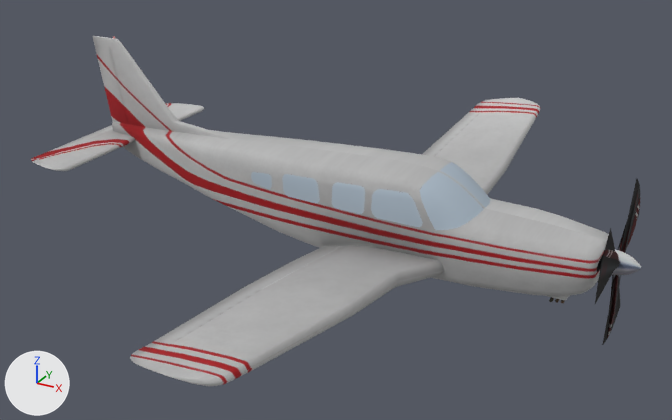
Before and after pictures for a commit that changed the glTF model pa32/glTF2/PA32.glb.
Camera for both pictures: a 50 mm lens placed at (5.76, -10.47, 4.69), pointed at (0.1, -0.17, -0.46). The lights are fixed; the arrows at lower left show +X, +Y and +Z. Where no turn or scale is listed for an object, it has been applied to the vertices.

The older version as bpy lines, for what is in view:
```python
ob_fuselage = bpy.data.objects.new('fuselage', me_fuselage)
ob_fuselage.location = (0.0, 0.0, 0.0)
ob_propblur = bpy.data.objects.new('propblur', me_propblur)
ob_propblur.location = (0.0, 0.0, 0.0)
ob_propdisc = bpy.data.objects.new('propdisc', me_propdisc)
ob_propdisc.location = (0.0, 0.0, 0.0)
ob_vitred = bpy.data.objects.new('vitreD', me_vitred)
ob_vitred.location = (0.0, 0.0, 0.0)
ob_vitres = bpy.data.objects.new('vitres', me_vitres)
ob_vitres.location = (0.0, 0.0, 0.0)
# also in view: 'porte' at (1.25, -0.57, -0.13); 'aileronG' at (0.33, 3.4, -0.4); 'direction' at (-3.9, 0.0, 0.72); 'ailes2' at (-3.78, 0.0, -0.03); 'voletD' at (0.27, -1.55, -0.67)
```
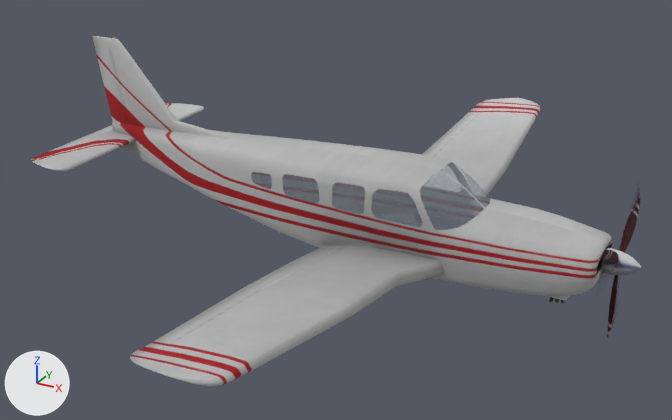
The newer file is also turned or shifted as a whole; pictures and numbers use the older file's frame.

Diff of the bpy script that builds the scene:
```diff
--- a/pa32/glTF2/PA32.glb.py
+++ b/pa32/glTF2/PA32.glb.py
@@ mat_transparent @@
 n2.inputs[7].default_value = (0.4, 0.48, 0.56, 1.0)  # 'B', light grey #aab8c5
+n4 = _N.new('ShaderNodeMath'); n4.name = 'Math'
+n4.operation = 'MULTIPLY'
+n4.inputs[1].default_value = 0.3  # 'Value'
 n3 = _N.new('ShaderNodeTexImage'); n3.name = 'Image Texture'
@@ mat_transparent @@
 n0 = _N.new('ShaderNodeBsdfPrincipled'); n0.name = 'Principled BSDF'
 _L.new(n3.outputs[0], n2.inputs[6])  # 'Color' to 'A'
+_L.new(n4.outputs[0], n0.inputs[4])  # 'Value' to 'Alpha'
+_L.new(n3.outputs[1], n4.inputs[0])  # 'Alpha' to 'Value'
@@ mat_transparent_001 @@
 mat_transparent_001.roughness = 1.0
+mat_transparent_001.alpha = 0.3
```

Pixel boxes (x1, y1, x2, y2) of what changed, in the pictures (672 x 420 px):
'vitres', surface changed
    both: (251, 162, 491, 230)
'vitreD', surface changed
    both: (371, 189, 423, 227)
'propdisc', surface changed
    both: (595, 179, 640, 345)
'propblur', surface changed
    both: (598, 184, 640, 339)
